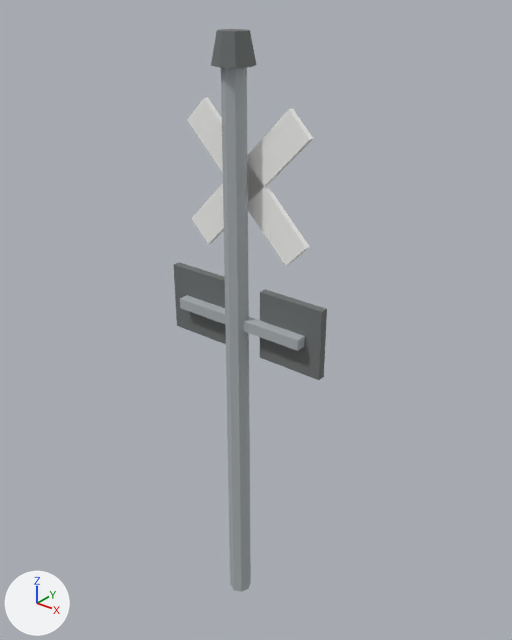
What one commit did to the glTF model web/public/models/crossing-lights.glb.
The view is the same before and after, from a camera (50 mm lens) standing at (0.662, -0.779, 1.065) and looking at (0.0, 0.049, 0.552). Every picture has the same lights, and +X, +Y and +Z are marked at lower left. The first picture is the older version. Vertices at exactly the same position are counted once.

Names of what the first picture shows: 'crossing-lights'.
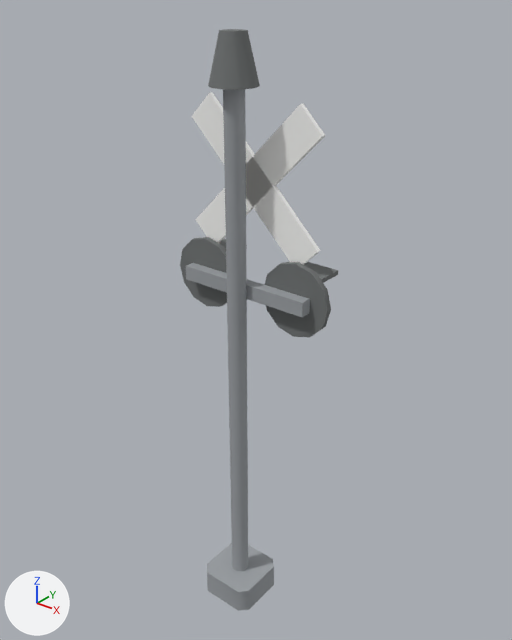
Where the change shows, as pixel boxes (x1, y1, x2, y2) in the pictures (512 x 640 px; the box of a moved part takes in the faces that stretch with it):
```json
{"object": "crossing-lights", "change": "reshaped", "before": [174, 29, 327, 592], "after": [180, 29, 338, 611]}
{"part": 1, "of": "me_crossing_lights", "change": "added", "after": [186, 263, 310, 317]}
{"part": 2, "of": "me_crossing_lights", "change": "added", "after": [219, 239, 247, 249], "on screen": "mostly hidden"}
{"part": 3, "of": "me_crossing_lights", "change": "added", "after": [289, 261, 338, 283]}
{"part": 4, "of": "me_crossing_lights", "change": "moved or reshaped", "before": [191, 108, 314, 244], "after": [196, 104, 325, 243]}
{"part": 5, "of": "me_crossing_lights", "change": "moved or reshaped", "before": [187, 97, 310, 266], "after": [191, 92, 321, 265]}
{"part": 6, "of": "me_crossing_lights", "change": "added", "after": [180, 237, 227, 307]}
{"part": 7, "of": "me_crossing_lights", "change": "added", "after": [265, 262, 331, 338]}
{"part": 8, "of": "me_crossing_lights", "change": "deleted", "before": [180, 295, 305, 351]}
{"part": 9, "of": "me_crossing_lights", "change": "cut back", "before": [211, 29, 256, 592], "after": [207, 29, 274, 611]}
{"part": 10, "of": "me_crossing_lights", "change": "deleted", "before": [174, 262, 327, 380]}
```

Edits to the scene script, one JSON object a line:
```json
{"op": "add", "block": "mat_steel", "code": ["mat_steel = principled_material('steel')", "mat_steel.base_color = (0.33, 0.35, 0.37)  # grey #9ba0a4", "mat_steel.roughness = 0.9"]}
{"block": "me_crossing_lights", "where": "# used by ob_crossing_lights; location = (0.0, 0.0, 0.0)"}
{"op": "remove", "block": "me_crossing_lights", "code": "me_crossing_lights.from_pydata(...)  # 91 vertices, 148 faces; spans x -0.151..0.151, y -0.031..0.036, z 0.0..1.0"}
{"op": "remove", "block": "me_crossing_lights", "code": "me_crossing_lights.materials.append(mat_metal)  # grey #adb3b6"}
{"op": "add", "block": "me_crossing_lights", "code": "me_crossing_lights.from_pydata(...)  # 178 vertices, 316 faces; spans x -0.151..0.151, y -0.052..0.086, z 0.0..1.0"}
{"block": "me_crossing_lights", "change": "me_crossing_lights part 1: a new loose piece, a box spanning x -0.119..0.119, y 0.01..0.029, z 0.607..0.631, in mat_steel (grey #9ba0a4)"}
{"block": "me_crossing_lights", "change": "me_crossing_lights part 2: a new loose piece, a box spanning x -0.131..-0.05, y 0.0381..0.0857, z 0.6548..0.6619, in mat_housing (grey #6f7373)"}
{"block": "me_crossing_lights", "change": "me_crossing_lights part 3: a new loose piece, a box spanning x 0.05..0.131, y 0.0381..0.0857, z 0.6548..0.6619, in mat_housing (grey #6f7373)"}
{"block": "me_crossing_lights", "change": "me_crossing_lights part 4: the loose piece of 8 vertices spanning x -0.114..0.114, y 0.022..0.031, z 0.675..0.903 is scaled about its middle by (1.07, 0.804, 1.07), then moved by (0.0, 0.017, -0.003)"}
{"block": "me_crossing_lights", "change": "me_crossing_lights part 5: the loose piece of 8 vertices spanning x -0.114..0.114, y 0.022..0.031, z 0.675..0.903 is scaled about its middle by (1.07, 0.804, 1.07), then moved by (0.0, 0.017, -0.003)"}
{"block": "me_crossing_lights", "change": "me_crossing_lights part 6: a new loose piece of 39 vertices spanning x -0.151..-0.03, y 0.029..0.048, z 0.558..0.68"}
{"block": "me_crossing_lights", "change": "me_crossing_lights part 7: a new loose piece of 39 vertices spanning x 0.03..0.151, y 0.029..0.048, z 0.558..0.68"}
{"block": "me_crossing_lights", "change": "me_crossing_lights part 8: the loose piece of 8 vertices spanning x -0.122..0.122, y -0.004..0.013, z 0.558..0.576 is deleted"}
{"block": "me_crossing_lights", "change": "me_crossing_lights part 9"}
{"block": "me_crossing_lights", "change": "33 vertices are removed from x -0.031..0.031, y -0.031..0.031, z 0.0..1.0"}
{"block": "me_crossing_lights", "change": "64 faces are deleted"}
{"block": "me_crossing_lights", "change": "40 vertices are added at x -0.052..0.052, y -0.052..0.052, z 0.0..1.0"}
{"block": "me_crossing_lights", "change": "10 new vertices lie (0.0, 0.0, 0.881) away from vertices in x -0.015..0.015, y -0.015..0.015, z 0.048"}
{"block": "me_crossing_lights", "change": "8 new vertices lie (0.0, 0.0, 0.048) away from vertices in x -0.052..0.052, y -0.052..0.052, z 0.0"}
{"block": "me_crossing_lights", "change": "72 new faces join them, mat_steel (grey #9ba0a4)"}
{"block": "me_crossing_lights", "change": "40 new faces join them, mat_housing (grey #6f7373)"}
{"block": "me_crossing_lights", "change": "me_crossing_lights part 10"}
{"block": "me_crossing_lights", "change": "32 vertices are removed from x -0.151..0.151, y 0.013..0.036, z 0.509..0.624"}
{"block": "me_crossing_lights", "change": "48 faces are deleted"}
{"op": "add", "block": "me_crossing_lights", "code": "me_crossing_lights.materials.append(mat_steel)  # grey #9ba0a4"}
```
